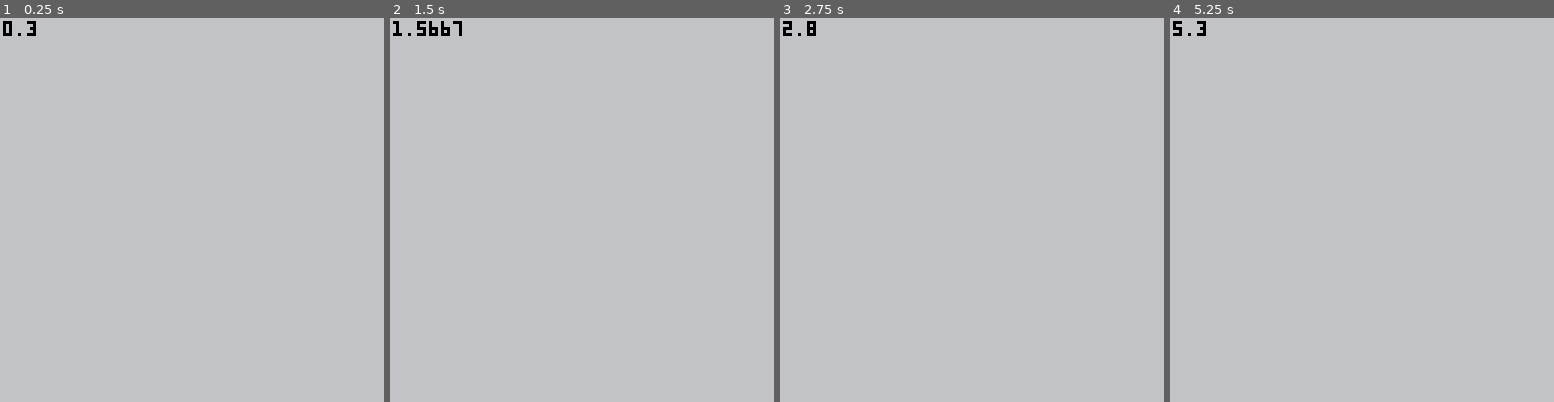
Above: before the commit, frames 1-4 (left to right).
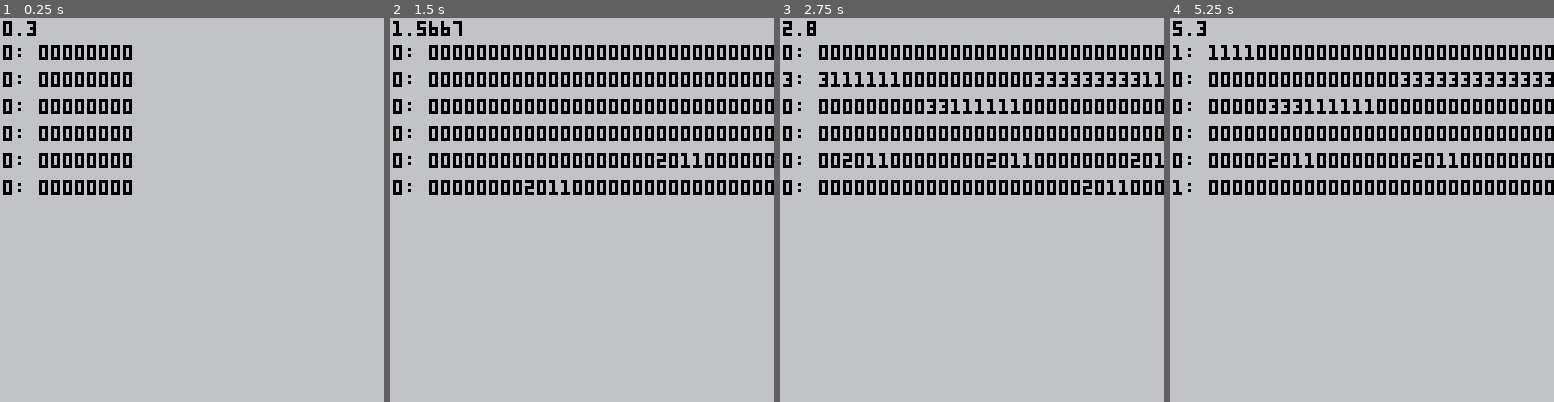
Above: after the commit, the same moments.

Repository: mysterycommand/train-jam-2019-pico-8
Game: PICO-8 cartridge carts/ctrl.p8
Two runs of this game, one before a commit and one after it. Both use one fixed random seed, a clock stepped at 60 frames per second and the inputs below.
Inputs:
- Up to frame 1 (0.25 s): no input
- Up to frame 2 (1.5 s): tap X (X key) at 0.33, 1.07 s; tap O (Z key) at 0.7 s
- Up to frame 3 (2.75 s): hold Right 1.6-2.1 s; tap O (Z key) at 1.7, 2.1, 2.5 s; tap X (X key) at 1.85 s; hold Up 2.15-2.42 s; hold Right from 2.47 s (still down)
- Up to frame 4 (5.25 s): tap O (Z key) every 0.4 s from 2.9 to 4.9 s; tap X (X key) at 2.97, 4.08, 5.2 s; release Right at 3.03 s; hold Left 3.08-3.58 s; hold Down 3.63-3.97 s; hold Right 4.02-4.68 s; hold Up 4.73-5.03 s; hold Left from 5.08 s (still down)

The runs differ from the first frame. In frame 1, 4.0% of the frame differs, in the area x 0-35%, y 7-47%; in frame 2, 13%, in the area x 0-100%, y 7-47%; in frame 3, 13%; in frame 4, 13%.

Commit message:
refactor: kind of a mess, but a pretty cool button state visualizer

Diff:
--- a/carts/ctrl.p8
+++ b/carts/ctrl.p8
@@ -15,22 +15,42 @@
 }
 
 btn_states = {
-  up = "up",
-  down = "down",
-  hold = "hold", -- down + time
-  tap = "tap", -- down & up?
-  tap_and_hold = "tap_and_hold",
-  dbl_tap = "dbl_tap",
-  dbl_tap_and_hold = "dbl_tap_and_hold",
+  up = 0,
+  down = 1,
+  tap = 2,
+  hold = 3,
+  tap_and_hold = 4,
+  dbl_tap = 5,
+  dbl_tap_and_hold = 6,
 }
 
-btn_time = {}
-btn_time[left] = { prev = 0, curr = 0, state = btn_states.up }
-btn_time[right] = { prev = 0, curr = 0, state = btn_states.up }
-btn_time[up] = { prev = 0, curr = 0, state = btn_states.up }
-btn_time[down] = { prev = 0, curr = 0, state = btn_states.up }
-btn_time[fire1] = { prev = 0, curr = 0, state = btn_states.up }
-btn_time[fire2] = { prev = 0, curr = 0, state = btn_states.up }
+btns = {}
+btns[left]  = { state = btn_states.up, history = "" }
+btns[right] = { state = btn_states.up, history = "" }
+btns[up]    = { state = btn_states.up, history = "" }
+btns[down]  = { state = btn_states.up, history = "" }
+btns[fire1] = { state = btn_states.up, history = "" }
+btns[fire2] = { state = btn_states.up, history = "" }
+
+tap = {}
+tap["01"] = true
+
+hold = {}
+hold["111111"] = true
+
+tap_and_holds = {}
+tap_and_holds["111112"] = true
+tap_and_holds["111102"] = true
+
+dbl_taps = {}
+dbl_taps["201201"] = true
+dbl_taps["201120"] = true
+dbl_taps["201102"] = true
+dbl_taps["201112"] = true
+
+dbl_tap_and_holds = {}
+dbl_tap_and_holds["111115"] = true
+dbl_tap_and_holds["111105"] = true
 
 -- something for later
 -- if (costatus(co) != "dead") coresume(co)
@@ -44,51 +64,60 @@
   end
 end)
 
-function get_btn_time(btn_id, player_id)
-  if btnp(btn_id, player_id) then
-    btn_time[btn_id].prev = btn_time[btn_id].curr
-    btn_time[btn_id].curr = time()
+function push_state(btn_id, btn_state)
+  btns[btn_id].history = btns[btn_id].state .. btns[btn_id].history
+  btns[btn_id].state = btn_state
+end
+
+function query_btns(player_id)
+  for btn_id in all(btn_ids) do
+    local h = btns[btn_id].state .. btns[btn_id].history
+    local state
+
+    -- query up or down
+    if btn(btn_id, player_id) then
+      state = btn_states.down
+    else
+      state = btn_states.up
+    end
+
+    -- detect a "tap" (was down, came up)
+    if (tap[sub(h, 0, 2)]) state = btn_states.tap
+
+    -- a "hold" is a down that lasts for 6 frames (~0.2s running at 30fps)
+    local did_hold = hold[sub(h, 0, 6)]
+    local was_held = btn(btn_id, player_id) and sub(h, 0, 1) == "" .. btn_states.hold
+    if (did_hold or was_held) state = btn_states.hold
+
+    -- a "tap and hold" is a tap followed almost immediately by a hold
+    local did_tap_and_hold = tap_and_holds[sub(h, 0, 6)]
+    local was_tap_and_held = btn(btn_id, player_id) and sub(h, 0, 1) == "" .. btn_states.tap_and_hold
+    if (did_tap_and_hold or was_tap_and_held) state = btn_states.tap_and_hold
+
+    -- a "double tap" is two taps in rapid succession
+    if (dbl_taps[sub(h, 0, 6)]) state = btn_states.dbl_tap
+
+    -- a "double tap and hold" is a double tap followed almost immediately by a hold
+    local did_dbl_tap_and_hold = dbl_tap_and_holds[sub(h, 0, 6)]
+    local was_dbl_tap_and_held = btn(btn_id, player_id) and sub(h, 0, 1) == "" .. btn_states.dbl_tap_and_hold
+    if (did_dbl_tap_and_hold or was_dbl_tap_and_held) state = btn_states.dbl_tap_and_hold
+
+    push_state(btn_id, state)
   end
 end
 
-function get_btn_times()
-  for btn_id in all(btn_ids) do
-    get_btn_time(btn_id, 0)
-  end
-end
-
-function get_btn_state(btn_id, player_id)
-  local did_press = btn_time[left].curr != 0
-  local did_press_before = btn_time[left].prev != 0
-  local did_press_recently = btn_time[left].curr - btn_time[left].prev < 0.2
-
-  if btn(btn_id, player_id) then
-    -- button is currently down
-  else
-  end
-end
-
-function get_btn_states()
-  for btn_id in all(btn_ids) do
-    get_btn_state(btn_id, 0)
-  end
-end
-
-function btns()
-  get_btn_times()
-  get_btn_states()
-end
-
 function _init()
-
 end
 
 function _update()
-  btns()
-
+  query_btns(0)
 end
 
 function _draw()
   cls(light_gray)
   print(time(), 1, 1, black)
+
+  for i,btn_id in pairs(btn_ids) do
+    print(btns[btn_id].state .. ": " .. btns[btn_id].history, 1, i * 9, black)
+  end
 end
Not shown, changed: config.txt
Not shown, changed: log.txt
